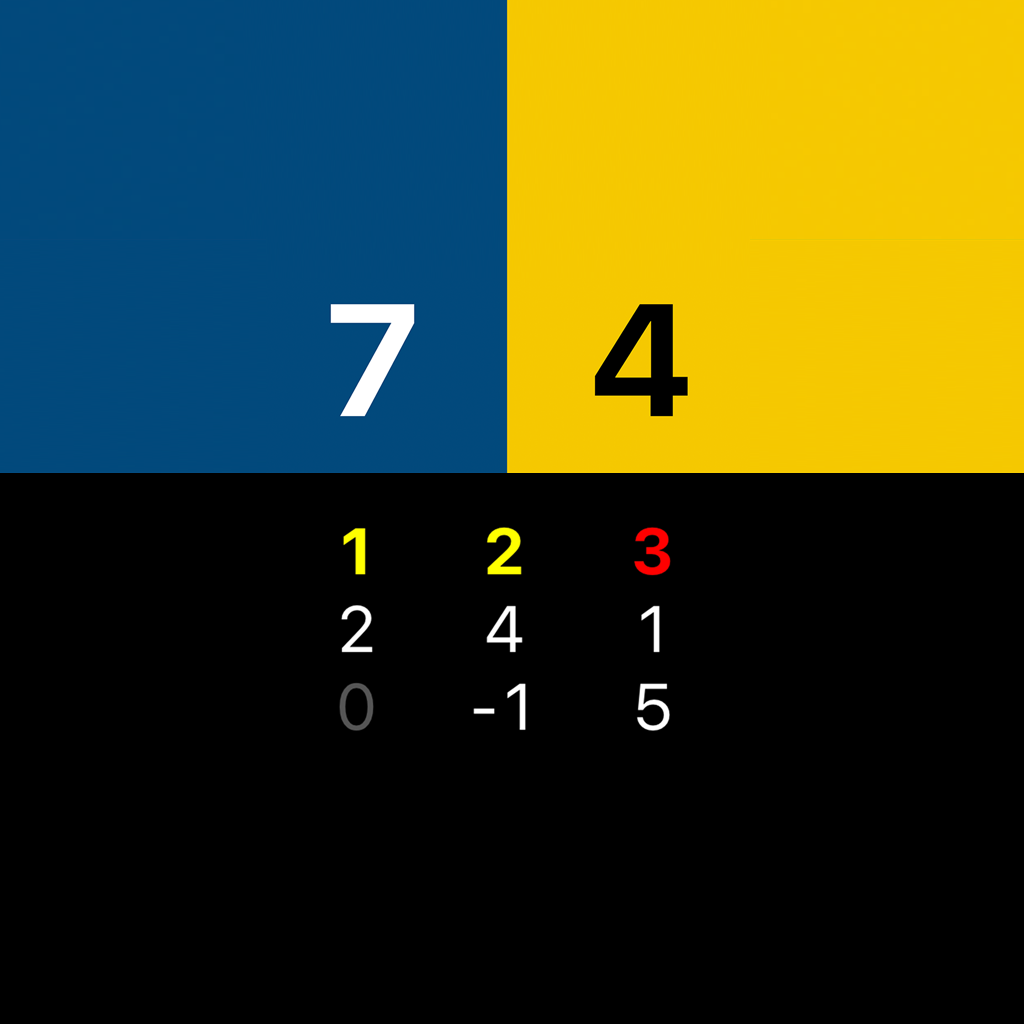
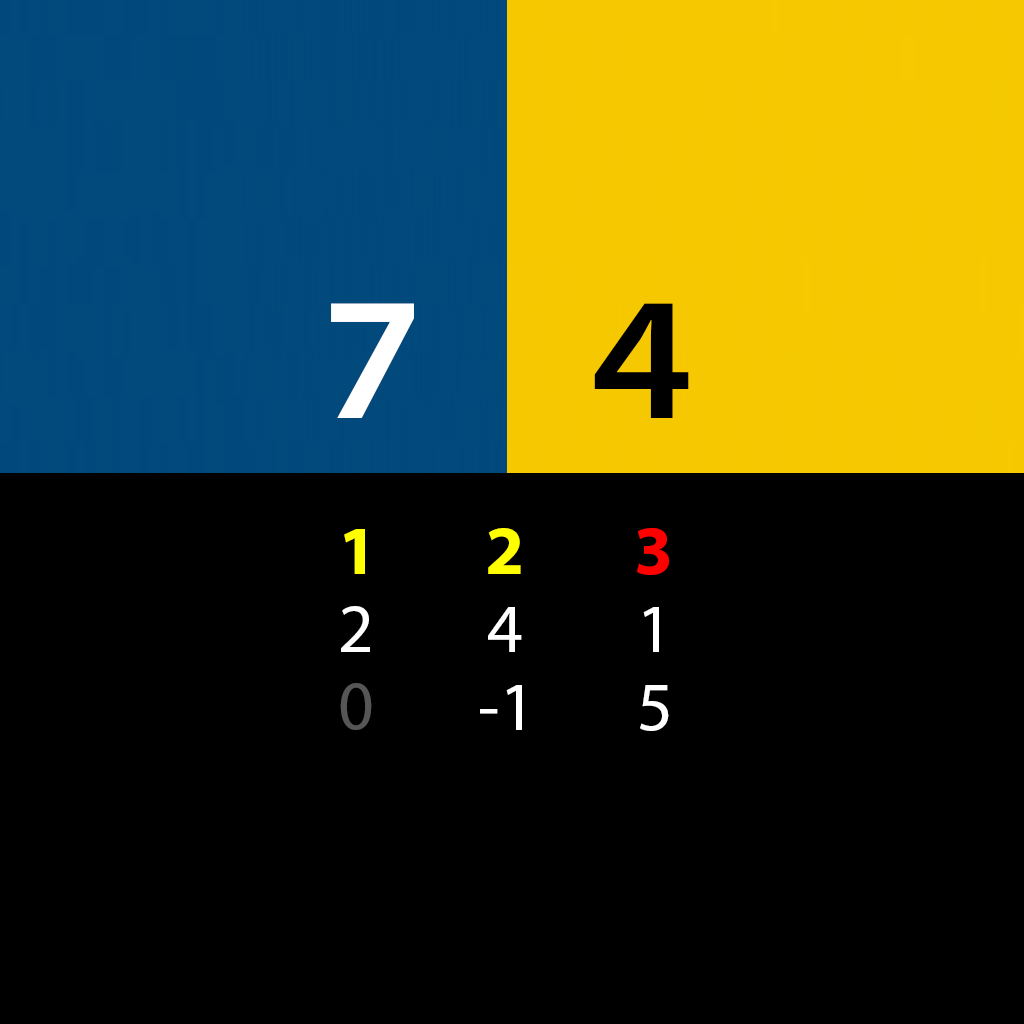
Layer changes from the first 1024x1024 image to the second:
added group "Foreground" with 11 layers above "Screen Shot 2021-07-24 at 10.59.48 PM" over box(331, 303, 689, 731)
added layer "Score 7" in group "Foreground" over box(331, 303, 414, 418)
added layer "Score 4" in group "Foreground" over box(594, 303, 689, 418)
added layer "Round 1" in group "Foreground" over box(344, 529, 365, 574)
added layer "Round 2" in group "Foreground" over box(488, 528, 521, 574)
added layer "Round 3" in group "Foreground" over box(637, 528, 669, 575)
added layer "Point 2" in group "Foreground" over box(341, 606, 370, 652)
added layer "Point 4" in group "Foreground" over box(488, 607, 522, 652)
added layer "Point 1" in group "Foreground" over box(643, 607, 659, 652)
added layer "Point 0" in group "Foreground" over box(340, 683, 372, 730)
added layer "Point -1" in group "Foreground" over box(480, 685, 522, 730)
added layer "Point 5" in group "Foreground" over box(640, 685, 669, 731)
hid "Screen Shot 2021-07-24 at 10.59.48 PM", moved it above "Layer 6" over box(240, 239, 784, 731)
renamed "Layer 5" to "Layer 6", painted on it over box(0, 0, 1024, 731)
